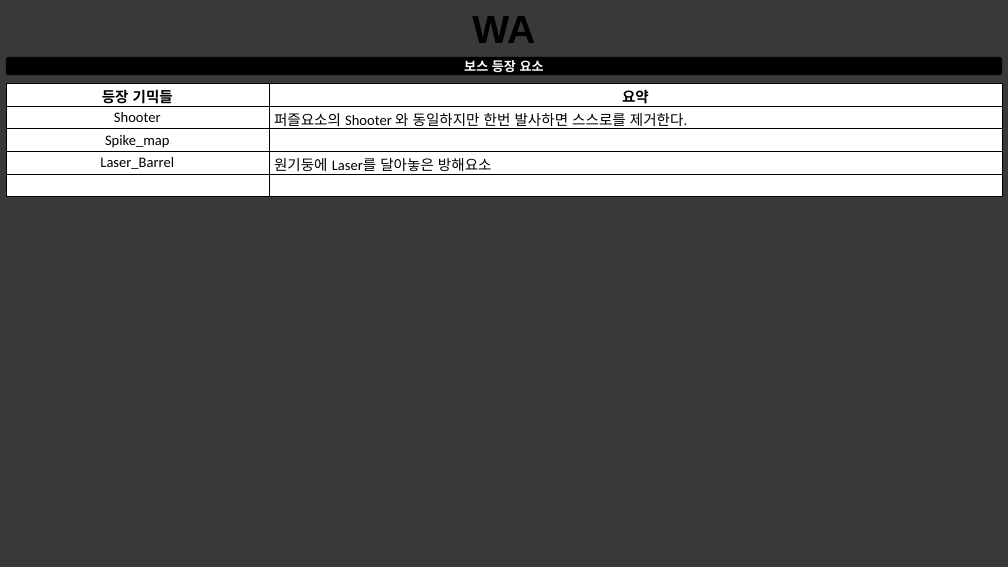
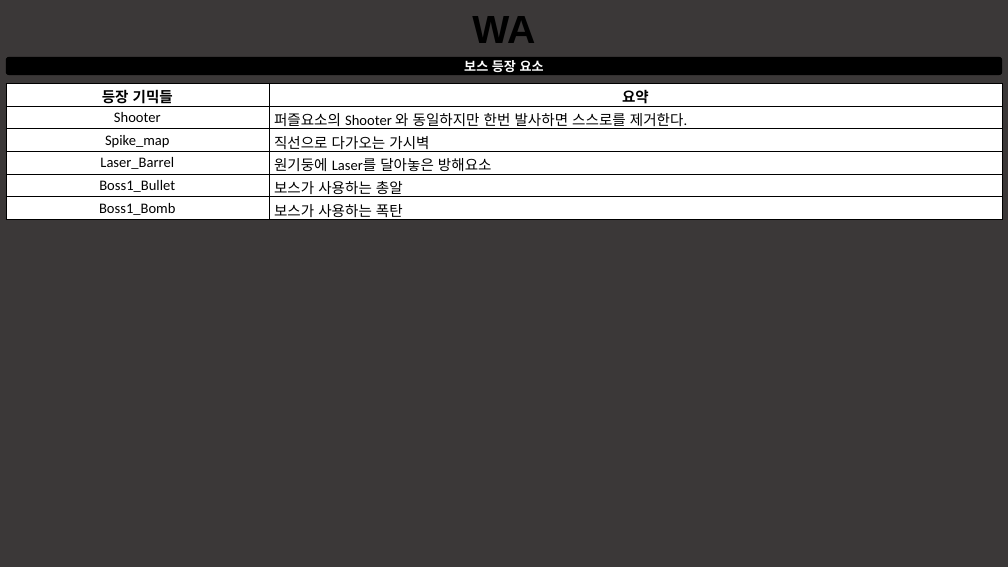
Before and after one commit to taeseongeom/WA, a slide deck: slide 4 of 기획서/문서/보스 기획서.pptx. Drawn at 1008x567 pixels with LibreOffice and Linux fonts; fonts in the diff are those of the drawing. Boxes give left, top, right and bottom in pixels: in the first picture for what was removed or moved away, otherwise in the second. Text is boxed around its words. In the diff, an @@ line names an element or a change of style, - is before the commit and + after.

Commit message:
보스기획서 일단 완성
풀리퀘스트올림

```diff
--- a/기획서/문서/보스 기획서.pptx
+++ b/기획서/문서/보스 기획서.pptx
@@ table at bbox=[6, 83, 1002, 224] @@
-row 3, column 2: 
+row 3, column 2: 직선으로 다가오는 가시벽
-row 5:  | 
+row 5: Boss1_Bullet | 보스가 사용하는 총알
+row 6: Boss1_Bomb | 보스가 사용하는 폭탄
```
Also in this commit, not shown: 5 other slides changed, 3 slides added, 4 other files.
